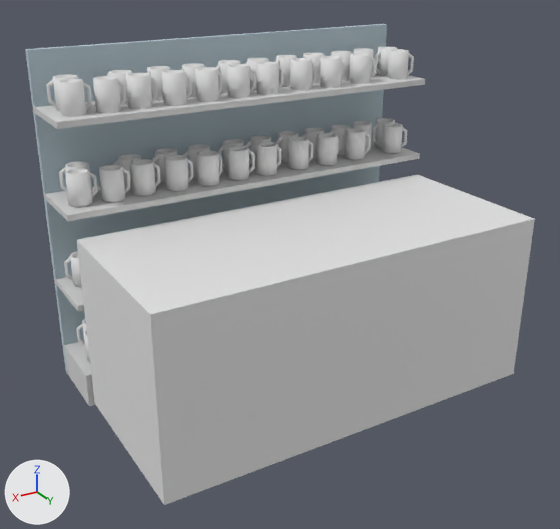
Renders of the glTF model theroom/excersizes/souvenirbutik/reol2.gltf from each side of a commit.
The view is the same before and after, from a 50 mm lens placed at (4.34, 8.05, 4.98), pointed at (0.18, 1.11, 1.51). Arrows for +X, +Y and +Z are at lower left; the lights stay in place. Where no turn or scale is listed for an object, it has been applied to the vertices.
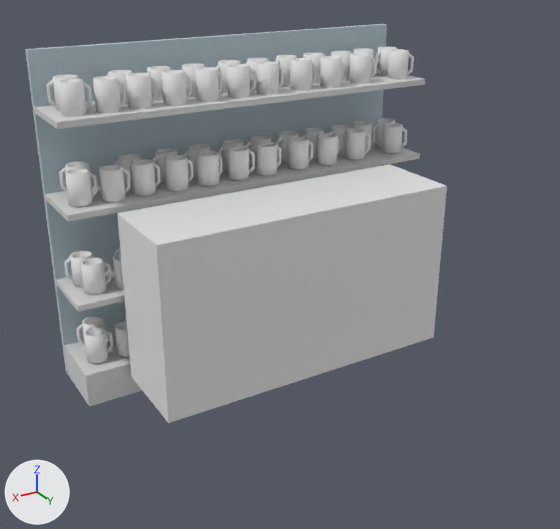
What differs and where, as boxes [x1, y1, x2, y2] in the pictures (560 x 529 px):
'front.zone', moved, rescaled (28% narrower, 21% shorter): before [77, 175, 535, 505]; after [117, 164, 447, 423]
'Cube.004', unchanged, uncovered by the edit: before [64, 340, 96, 406]; after [64, 332, 142, 406]

What the commit changed:
Object 'front.zone' (ob_front_zone) moves from (-0.01, 1.5, 1.03) to (0.02, 1.07, 1.25).
Object 'front.zone' (ob_front_zone) is rescaled from (2.29, 1.0, 1.0) to (1.81, 0.532, 1.0).
